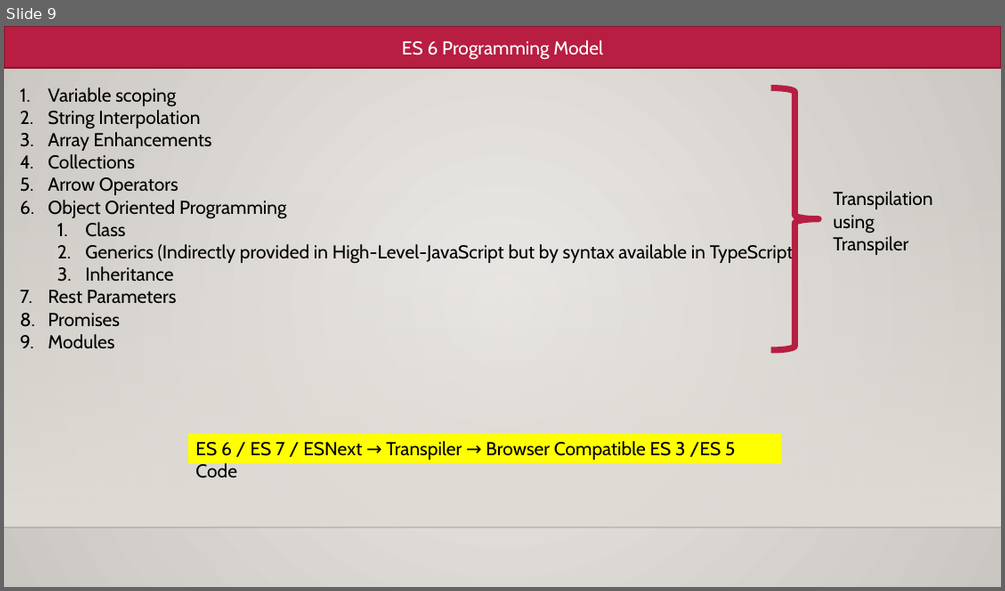
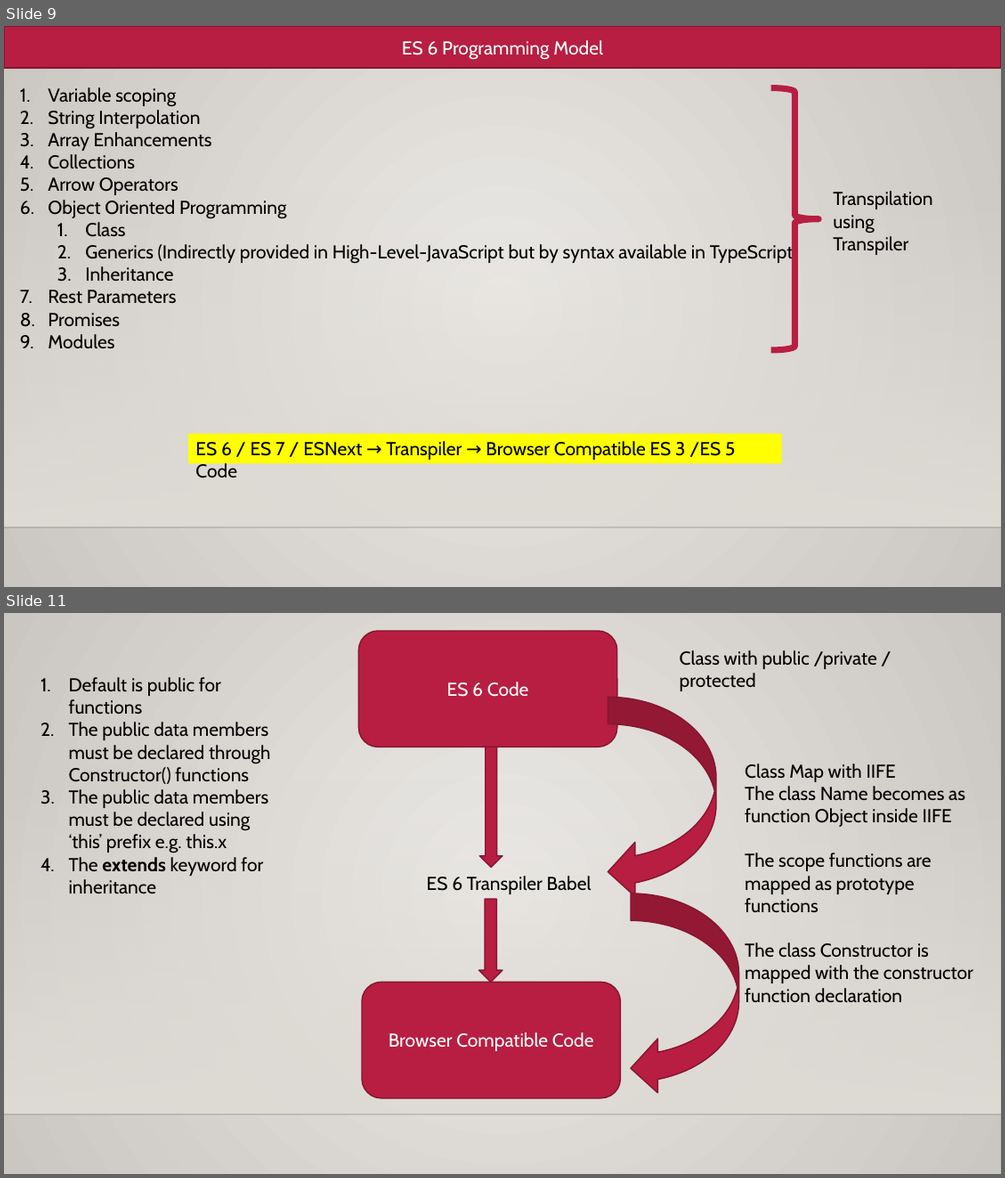
Before and after one commit to maheshsabnis/blazejan2021, a slide deck: Training_Notes_PPTs.pptx. Shown one above the other, each under a label of ours: slide 9 before the commit, slides 9 and 11 after it; the slides between them are not shown. The pictures are 1005x591 and 1005x1178 pixels, drawn with LibreOffice and Linux fonts; fonts in the diff are those of the drawing; background and template pictures are left out. Boxes give left, top, right and bottom in pixels: in the first picture for what was removed or moved away, otherwise in the second. Text is boxed around its words. In the diff, an @@ line names an element or a change of style, - is before the commit and + after.

```diff
--- a/Training_Notes_PPTs.pptx
+++ b/Training_Notes_PPTs.pptx
@@ slide 11 added at bbox=[4, 613, 1001, 1174], background gradient #ECEAE7 to #CAC7C1; not listed: 2 template elements that a slide beside it also shows @@
@@ rounded rectangle added at bbox=[358, 631, 617, 747], fill #B71E42, outline #871631 1.25 pt, 18 pt, text #FFFFFF @@
+ES 6 Code
@@ text added at bbox=[680, 650, 877, 691], 18 pt, text #000000 @@
+Class with public /private / protected
@@ text added at bbox=[69, 677, 270, 894], 18 pt, text #000000 @@
+1. Default is public for functions
+2. The public data members must be declared through Constructor() functions
+3. The public data members must be declared using ‘this’ prefix e.g. this.x
+4. The extends keyword for inheritance
@@ curved left arrow added at bbox=[608, 697, 717, 899], fill #B71E42, outline #871631 1.25 pt @@
@@ down arrow added at bbox=[479, 747, 502, 868], fill #B71E42, outline #871631 1.25 pt @@
@@ text added at bbox=[744, 763, 973, 1003], 18 pt, text #000000 @@
+Class Map with IIFE
+The class Name becomes as function Object inside IIFE
+The scope functions are mapped as prototype functions
+The class Constructor is mapped with the constructor function declaration
@@ text added at bbox=[427, 876, 591, 894], 18 pt, text #000000 @@
+ES 6 Transpiler Babel
@@ down arrow added at bbox=[479, 899, 502, 981], fill #B71E42, outline #871631 1.25 pt @@
@@ curved left arrow added at bbox=[631, 893, 739, 1095], fill #B71E42, outline #871631 1.25 pt @@
@@ rounded rectangle added at bbox=[362, 981, 621, 1097], fill #B71E42, outline #871631 1.25 pt, 18 pt, text #FFFFFF @@
+Browser Compatible Code
```
Also in this commit, not shown: 1 other slide added, 18 other files.
